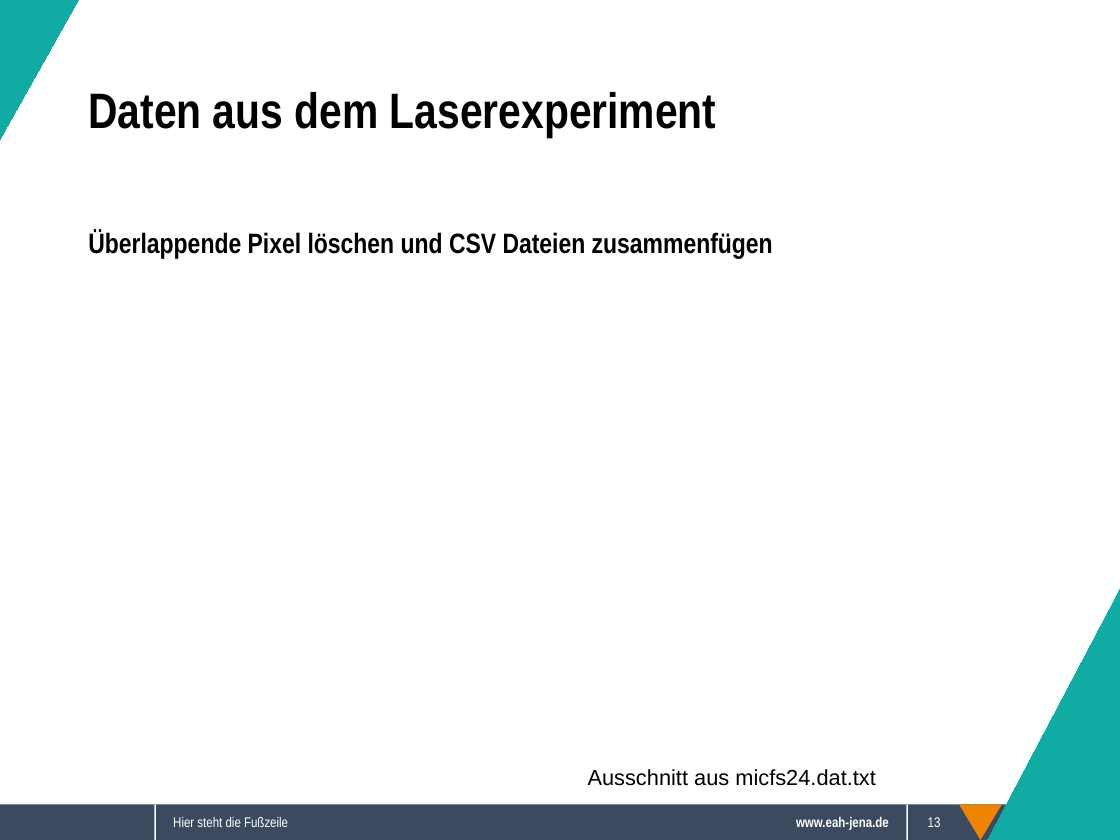
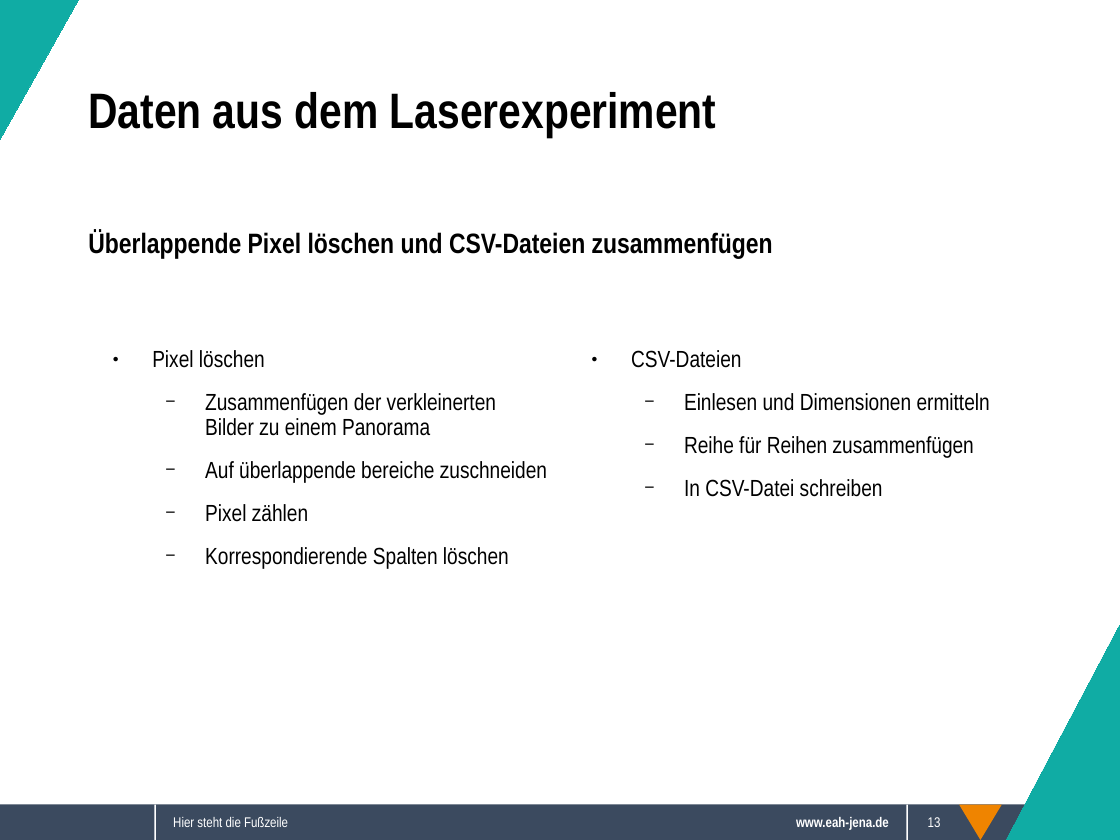
Before and after one commit to Sappy5053/Komplexpraktikum, a slide deck: slide 13 of Präsentation.odp. Drawn at 1120x840 pixels with LibreOffice and Linux fonts; fonts in the diff are those of the drawing; background and template pictures are left out. Boxes give left, top, right and bottom in pixels: in the first picture for what was removed or moved away, otherwise in the second. Text is boxed around its words. In the diff, an @@ line names an element or a change of style, - is before the commit and + after.

```diff
--- a/Präsentation.odp
+++ b/Präsentation.odp
@@ text at box(88, 230, 773, 258): text changed @@
-Überlappende Pixel löschen und CSV Dateien zusammenfügen
+Überlappende Pixel löschen und CSV-Dateien zusammenfügen
@@ text added at box(152, 350, 547, 569), 15 pt, text #000000 @@
+● Pixel löschen
+  − Zusammenfügen der verkleinerten Bilder zu einem Panorama
+  − Auf überlappende bereiche zuschneiden
+  − Pixel zählen
+  − Korrespondierende Spalten löschen
@@ text added at box(631, 350, 990, 497), 15 pt, text #000000 @@
+● CSV-Dateien
+  − Einlesen und Dimensionen ermitteln
+  − Reihe für Reihen zusammenfügen
+  − In CSV-Datei schreiben
@@ right triangle: place and size @@
-right triangle at box(988, 590, 1120, 840)
+right triangle at box(988, 625, 1120, 840)
@@ text removed at box(588, 769, 876, 786) @@
-Ausschnitt aus micfs24.dat.txt
```
Also in this commit, not shown: 3 other slides changed, 2 slides added, 2 slides removed.
